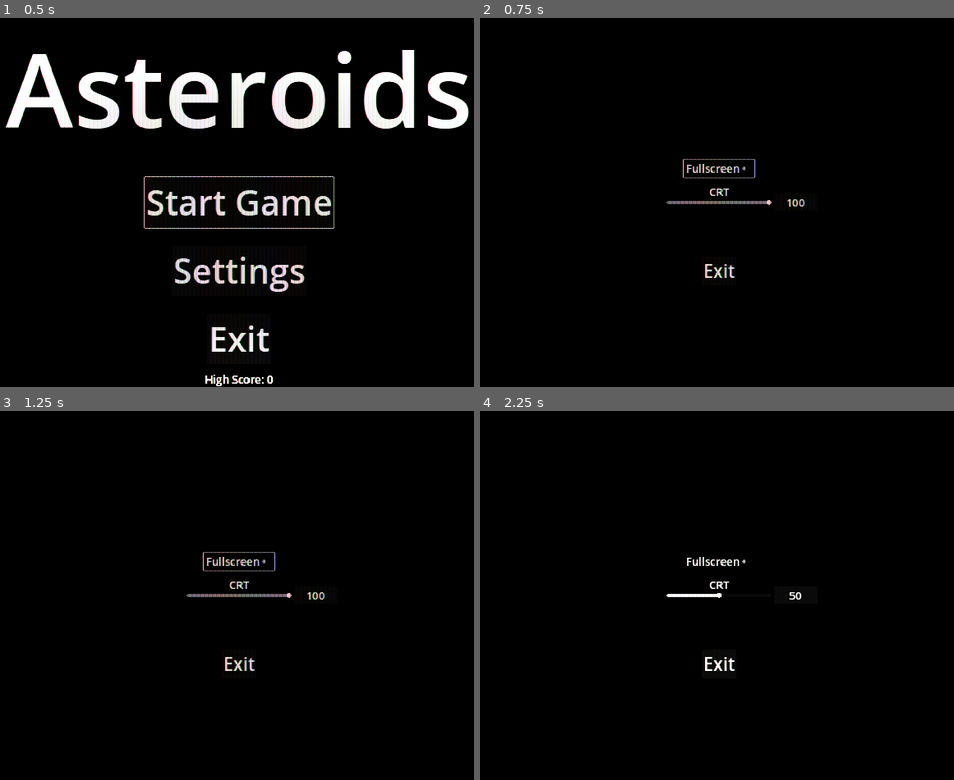
Above: before the commit, frames 1-4 (two rows, left to right).
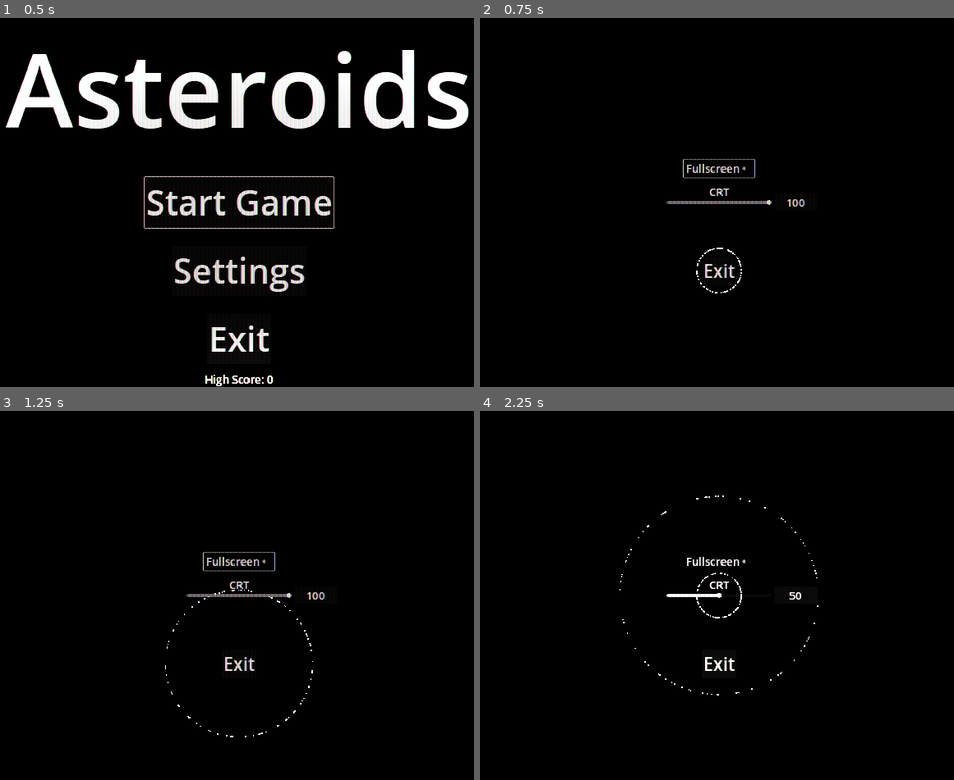
Above: after the commit, the same moments.

Repository: CoilSeb/AsteroidsPersonal
Game: Godot game, scene res://Scenes/Screens/Start Screen/StartScreen.tscn
Two runs of this game, one before a commit and one after it. Both use one fixed random seed, a clock stepped at 60 frames per second and the inputs below. Sound files missing from this copy of the repository are replaced by a short silence.
Inputs:
- Up to frame 1 (0.5 s): no input
- Up to frame 2 (0.75 s): click "Settings" at 0.5 s
- Up to frame 3 (1.25 s): no input
- Up to frame 4 (2.25 s): click "Start Game" at 1.25 s; click "Start Game" at 2 s

Frame 1 is identical in both runs. In frame 2, less than 0.1% of the frame differs, in the area x 45-56%, y 62-75%; in frame 3, less than 0.1%; in frame 4, 0.2%, in the area x 29-72%, y 22-78%.

Commit message:
Add new audio files and update velocity in particle and asteroid scripts

Diff:
--- /dev/null
+++ b/Audio/Audio_Control.gd
@@ -0,0 +1,15 @@
+extends AudioStreamPlayer2D
+
+
+# Called when the node enters the scene tree for the first time.
+func _ready():
+	pass # Replace with function body.
+
+
+# Called every frame. 'delta' is the elapsed time since the previous frame.
+func _process(delta):
+	pass
+
+
+func _on_finished():
+	queue_free()
--- a/Audio/Audio_Control.tscn
+++ b/Audio/Audio_Control.tscn
@@ -1,4 +1,9 @@
-[gd_scene format=3 uid="uid://bmqr0tt16mq2e"]
+[gd_scene load_steps=2 format=3 uid="uid://bmqr0tt16mq2e"]
+
+[ext_resource type="Script" path="res://Audio/Audio_Control.gd" id="1_cf1ca"]
 
 [node name="AudioStreamPlayer2D" type="AudioStreamPlayer2D"]
 autoplay = true
+script = ExtResource("1_cf1ca")
+
+[connection signal="finished" from="." to="." method="_on_finished"]
--- a/Particles/asteroid_death_particles.tscn
+++ b/Particles/on_click_particles.tscn
@@ -1,16 +1,17 @@
-[gd_scene load_steps=2 format=3 uid="uid://ccwbb4xiirxo7"]
+[gd_scene load_steps=2 format=3 uid="uid://dpvi6xh6s2s7t"]
 
 [sub_resource type="ParticleProcessMaterial" id="ParticleProcessMaterial_2vkyy"]
 lifetime_randomness = 0.4
 particle_flag_disable_z = true
 spread = 180.0
-initial_velocity_min = 100.0
-initial_velocity_max = 100.0
+initial_velocity_min = 300.0
+initial_velocity_max = 300.0
 gravity = Vector3(0, 0, 0)
 scale_min = 4.0
 scale_max = 4.0
 
 [node name="GPUParticles2D" type="GPUParticles2D"]
-amount = 15
+amount = 100
 process_material = SubResource("ParticleProcessMaterial_2vkyy")
+lifetime = 1.5
 explosiveness = 1.0
--- a/Scenes/Asteroids/Big Asteroid/Big_Asteroid.gd
+++ b/Scenes/Asteroids/Big Asteroid/Big_Asteroid.gd
@@ -86,7 +86,7 @@
 func create_and_add_asteroids():
 	var audio_player = AUDIO_CONTROL.instantiate()
 	audio_player.stream = load("res://Audio/Sounds/8-bit-fireball-81148.mp3")
-	audio_player.volume_db = 0
+	audio_player.volume_db -= 5
 	get_parent().add_child(audio_player)
 
 	var particles = ASTEROID_DEATH_PARTICLES.instantiate()
--- a/Scenes/Asteroids/Medium Asteroid/Medium_asteroid.gd
+++ b/Scenes/Asteroids/Medium Asteroid/Medium_asteroid.gd
@@ -3,7 +3,9 @@
 @onready var Ui = get_parent().get_node("UI")
 @onready var crack_1 = $Sprite2D/Crack1
 @onready var crack_2 = $Sprite2D/Crack2
+@onready var audio_stream_player_2d = $AudioStreamPlayer2D
 
+const AUDIO_CONTROL = preload("res://Audio/Audio_Control.tscn")
 const ASTEROID_DEATH_PARTICLES = preload("res://Particles/asteroid_death_particles.tscn")
 var small_asteroid_scene = preload("res://Scenes/Asteroids/Small Asteroid/Small_asteroid.tscn")
 var screen_size
@@ -66,13 +68,20 @@
 	health -= damage
 	if health <= 20:
 		crack_1.visible = true
+		audio_stream_player_2d.play()
 	if health <= 10:
 		crack_2.visible = true
+		audio_stream_player_2d.play()
 	if health <= 0:
 		destroy()
 
 
 func create_and_add_asteroids():
+	var audio_player = AUDIO_CONTROL.instantiate()
+	audio_player.stream = load("res://Audio/Sounds/8-bit-fireball-81148.mp3")
+	audio_player.volume_db -= 5
+	get_parent().add_child(audio_player)
+
 	var particles = ASTEROID_DEATH_PARTICLES.instantiate()
 	particles.position = self.position
 	get_parent().add_child(particles)
--- a/Scenes/Asteroids/Medium Asteroid/Medium_asteroid.tscn
+++ b/Scenes/Asteroids/Medium Asteroid/Medium_asteroid.tscn
@@ -1,9 +1,10 @@
-[gd_scene load_steps=5 format=3 uid="uid://oavtintayebl"]
+[gd_scene load_steps=6 format=3 uid="uid://oavtintayebl"]
 
 [ext_resource type="Script" path="res://Scenes/Asteroids/Medium Asteroid/Medium_asteroid.gd" id="1_ux4n5"]
 [ext_resource type="Texture2D" uid="uid://dbef6aicystk0" path="res://Sprites/Asteroids/Medium_Asteroid-2.png-1.png.png" id="2_vy8lx"]
 [ext_resource type="Texture2D" uid="uid://tloen5r7y7t4" path="res://Sprites/Asteroids/Medium_Crack1-1.png-1.png.png" id="3_ptyxe"]
 [ext_resource type="Texture2D" uid="uid://kbfw3tklnc87" path="res://Sprites/Asteroids/Medium_Crack2-2.png-1.png.png" id="4_epvqn"]
+[ext_resource type="AudioStream" uid="uid://dri08vbesoouk" path="res://Audio/Sounds/hurt_c_08-102842.mp3" id="5_rlb81"]
 
 [node name="Medium_Asteroid" type="Area2D" groups=["Enemy"]]
 collision_layer = 4
@@ -28,3 +29,7 @@
 [node name="CollisionPolygon2D" type="CollisionPolygon2D" parent="."]
 visible = false
 polygon = PackedVector2Array(4, -40, 14, -40, 31, -29, 41, -17, 41, -1, 35, 4, 36, 11, 37, 20, 32, 28, 31, 33, 12, 33, 7, 35, -3, 30, -17, 27, -28, 23, -33, 15, -31, 4, -31, -7, -22, -20, -19, -22, -18, -28, -6, -37, -2, -39)
+
+[node name="AudioStreamPlayer2D" type="AudioStreamPlayer2D" parent="."]
+stream = ExtResource("5_rlb81")
+volume_db = 1.0
--- a/Scenes/Asteroids/Shard Asteroid/Shard_Asteroid.gd
+++ b/Scenes/Asteroids/Shard Asteroid/Shard_Asteroid.gd
@@ -6,7 +6,9 @@
 @onready var crack_2 = $Crack2
 @onready var crack_3 = $Crack3
 @onready var crack_4 = $Crack4
+@onready var audio_stream_player_2d = $AudioStreamPlayer2D
 
+const AUDIO_CONTROL = preload("res://Audio/Audio_Control.tscn")
 const ASTEROID_DEATH_PARTICLES = preload("res://Particles/asteroid_death_particles.tscn")
 var shard_scene = preload("res://Scenes/Asteroids/Shard Asteroid/shard.tscn")
 var screen_size
@@ -67,6 +69,11 @@
 
 
 func destroy():
+	var audio_player = AUDIO_CONTROL.instantiate()
+	audio_player.stream = load("res://Audio/Sounds/8-bit-fireball-81148.mp3")
+	audio_player.volume_db -= 5
+	get_parent().add_child(audio_player)
+
 	if weighted:
 		Global.enemy_weight -= weight
 	var particles = ASTEROID_DEATH_PARTICLES.instantiate()
@@ -84,24 +91,28 @@
 	if health <= 40 && health > 30:
 		$Sprite2D.hide()
 		crack_1.show()
+		audio_stream_player_2d.play()
 		if !first_spawn:
 			call_deferred("create_shards", 3.0)
 			first_spawn = true
 	if health <= 30 && health > 20:
 		crack_1.hide()
 		crack_2.show()
+		audio_stream_player_2d.play()
 		if !second_spawn:
 			call_deferred("create_shards", 3.0)
 			second_spawn = true
 	if health <= 20 && health > 10:
 		crack_2.hide()
 		crack_3.show()
+		audio_stream_player_2d.play()
 		if !third_spawn:
 			call_deferred("create_shards", 1.0)
 			third_spawn = true
 	if health <= 10 && health > 0:
 		crack_3.hide()
 		crack_4.show()
+		audio_stream_player_2d.play()
 		if !fourth_spawn:
 			call_deferred("create_shards", 2.0)
 			fourth_spawn = true
--- a/Scenes/Asteroids/Shard Asteroid/Shard_Asteroid.tscn
+++ b/Scenes/Asteroids/Shard Asteroid/Shard_Asteroid.tscn
@@ -6,6 +6,7 @@
 [ext_resource type="Texture2D" uid="uid://dqhixqyu7fl6f" path="res://Sprites/Asteroids/Shard_Crack2-3.png-1.png.png" id="4_61055"]
 [ext_resource type="Texture2D" uid="uid://sbtuc85wnynk" path="res://Sprites/Asteroids/Shard_Crack3-4.png-1.png.png" id="5_ah4dm"]
 [ext_resource type="Texture2D" uid="uid://dgmbib7ld88gb" path="res://Sprites/Asteroids/Shard_Crack4-5.png-1.png.png" id="6_wuhvl"]
+[ext_resource type="AudioStream" uid="uid://dri08vbesoouk" path="res://Audio/Sounds/hurt_c_08-102842.mp3" id="7_hmhi7"]
 
 [node name="Shard_Asteroid" type="Area2D" groups=["Enemy"]]
 collision_layer = 4
@@ -44,3 +45,7 @@
 texture_filter = 1
 scale = Vector2(0.5, 0.5)
 texture = ExtResource("6_wuhvl")
+
+[node name="AudioStreamPlayer2D" type="AudioStreamPlayer2D" parent="."]
+stream = ExtResource("7_hmhi7")
+volume_db = 1.0
--- a/Scenes/Asteroids/Small Asteroid/Small_asteroid.gd
+++ b/Scenes/Asteroids/Small Asteroid/Small_asteroid.gd
@@ -2,6 +2,7 @@
 
 @onready var Ui = get_parent().get_node("UI")
 
+const AUDIO_CONTROL = preload("res://Audio/Audio_Control.tscn")
 const ASTEROID_DEATH_PARTICLES = preload("res://Particles/asteroid_death_particles.tscn")
 var exp_Scene = preload("res://Scenes/Experience/Experience.tscn")
 var screen_size
@@ -56,6 +57,11 @@
 
 
 func destroy():
+	var audio_player = AUDIO_CONTROL.instantiate()
+	audio_player.stream = load("res://Audio/Sounds/8-bit-fireball-81148.mp3")
+	audio_player.volume_db -= 5
+	get_parent().add_child(audio_player)
+
 	if weighted:
 		Global.enemy_weight -= weight
 	var particles = ASTEROID_DEATH_PARTICLES.instantiate()
--- a/Scenes/Player/Player.gd
+++ b/Scenes/Player/Player.gd
@@ -3,9 +3,12 @@
 @onready var GameScene = get_parent()
 @onready var Ui = get_parent().get_node("UI")
 @onready var thrust_sprite_2d = $Thrust_Sprite2D
+@onready var death_sound = $Death_Sound
+@onready var weapon_sound = $Weapon_Sound
 
 var bulletScene = preload("res://Scenes/Bullets/Bullet.tscn")
 var laserScene = preload("res://Scenes/Laser/laser.tscn")
+const AUDIO_CONTROL = preload("res://Audio/Audio_Control.tscn")
 var laserInstance
 var screen_size
 var rotateSpeed = 5
@@ -34,6 +37,13 @@
 	immunity_timer.set_one_shot(true)
 	immunity_timer.start(2)
 	Ui.increase_score(0)
+	match Global.weapon:
+		"Gun":
+			weapon_sound.stream = load("res://Audio/Sounds/gun.mp3")
+			weapon_sound.pitch_scale = 2
+			weapon_sound.volume_db -= 10
+		"Laser":
+			pass
 
 
 func _physics_process(delta):
@@ -113,6 +123,7 @@
 				get_parent().add_child(bulletInstance)
 				bulletInstance.global_position = global_position
 				bulletInstance.direction = Vector2.UP.rotated(rotation)
+				weapon_sound.play()
 				shootTimer.start(Global.attack_speed)
 		#Burn Out
 		if Global.burn_out && Input.is_action_pressed("shoot") && Global.can_shoot:
@@ -183,6 +194,10 @@
 
 	if area.is_in_group("Destroy_Ring"):
 		Ui.update_exp(10)
+		var audio_player = AUDIO_CONTROL.instantiate()
+		audio_player.stream = load("res://Audio/Sounds/retro-game-sfx_jump-bumpwav-14853.mp3")
+		audio_player.volume_db += 20
+		get_parent().add_child(audio_player)
 		area.get_parent().destroy()
 
 
@@ -194,6 +209,9 @@
 func destroy():
 	for weapons in get_tree().get_nodes_in_group("weapon"):
 		weapons.queue_free()
+	var audio_player = AUDIO_CONTROL.instantiate()
+	audio_player.stream = load("res://Audio/Sounds/retro-video-game-death-95730.mp3")
+	get_parent().add_child(audio_player)
 	queue_free()
 	GameScene.player = false
 
--- a/Scenes/Player/Player.tscn
+++ b/Scenes/Player/Player.tscn
@@ -1,9 +1,11 @@
-[gd_scene load_steps=6 format=3 uid="uid://bmiu6wiv2qyw3"]
+[gd_scene load_steps=8 format=3 uid="uid://bmiu6wiv2qyw3"]
 
 [ext_resource type="Script" path="res://Scenes/Player/Player.gd" id="1_awws1"]
 [ext_resource type="Texture2D" uid="uid://cy2p3man040cg" path="res://Sprites/Other/Player-1.png.png" id="2_fdo7j"]
 [ext_resource type="Texture2D" uid="uid://cleolfa5jahst" path="res://Sprites/Other/Thrust-1.png (2).png" id="3_16tuw"]
 [ext_resource type="Texture2D" uid="uid://c81cyxo81c3w6" path="res://Sprites/UI/Bar-1.png.png" id="4_dmj04"]
+[ext_resource type="AudioStream" uid="uid://cyonip1xrybix" path="res://Audio/Sounds/retro-video-game-death-95730.mp3" id="5_e2vjo"]
+[ext_resource type="AudioStream" uid="uid://c4auph0jiyas" path="res://Audio/Sounds/gun.mp3" id="6_o72hy"]
 
 [sub_resource type="CircleShape2D" id="CircleShape2D_sawk4"]
 radius = 25.0
@@ -78,5 +80,11 @@
 nine_patch_stretch = true
 texture_progress = ExtResource("4_dmj04")
 
+[node name="Death_Sound" type="AudioStreamPlayer2D" parent="."]
+stream = ExtResource("5_e2vjo")
+
+[node name="Weapon_Sound" type="AudioStreamPlayer2D" parent="."]
+stream = ExtResource("6_o72hy")
+
 [connection signal="area_entered" from="Area2D" to="." method="_on_area_2d_area_entered"]
 [connection signal="area_entered" from="Collection_Range" to="." method="_on_collection_range_area_entered"]
--- a/Scenes/Screens/Start Screen/StartScreen.gd
+++ b/Scenes/Screens/Start Screen/StartScreen.gd
@@ -6,6 +6,10 @@
 @onready var exit_button = $SettingsMenu/ExitButton
 @onready var start = $Control/Start
 @onready var settings_button = $Control/Settings
+@onready var audio_stream_player_2d = $AudioStreamPlayer2D
+@onready var gpu_particles_2d = $Control/Start/GPUParticles2D
+
+const ON_CLICK_PARTICLES = preload("res://Particles/on_click_particles.tscn")
 
 
 func _ready():
@@ -18,24 +22,37 @@
 
 # Called every frame. 'delta' is the elapsed time since the previous frame.
 func _process(_delta):
-	pass
+	if Input.is_action_just_pressed("M1"):
+		var mouse_pos = get_viewport().get_mouse_position()
+		var particles = ON_CLICK_PARTICLES.instantiate()
+		particles.position = mouse_pos
+		add_child(particles)
+		particles.one_shot = true
+
 
 
 func _on_start_pressed():
 	Global.weapon = "Gun"
+	gpu_particles_2d.emitting = true
+	gpu_particles_2d.one_shot = true
+	audio_stream_player_2d.play()
+	await audio_stream_player_2d.finished
 	get_tree().change_scene_to_file("res://Scenes/Screens/Start_Menu/start_menu.tscn")
 
 
 func _on_exit_button_pressed():
 	#settings menu exit button
+	audio_stream_player_2d.play()
 	settings_menu.hide()
 
 
 func _on_settings_pressed():
+	audio_stream_player_2d.play()
 	settings_menu.show()
 
 
 func _on_exit_pressed():
+	audio_stream_player_2d.play()
 	get_tree().quit()
 
 
--- a/Scenes/Screens/Start Screen/StartScreen.tscn
+++ b/Scenes/Screens/Start Screen/StartScreen.tscn
@@ -1,8 +1,18 @@
-[gd_scene load_steps=5 format=3 uid="uid://dt7sfk6670b88"]
+[gd_scene load_steps=7 format=3 uid="uid://dt7sfk6670b88"]
 
 [ext_resource type="Script" path="res://Scenes/Screens/Start Screen/StartScreen.gd" id="1_70b4p"]
 [ext_resource type="PackedScene" uid="uid://dqx32ytchstvp" path="res://Scenes/Screens/Settings/settings_menu.tscn" id="2_cwi8m"]
 [ext_resource type="Shader" path="res://Scenes/UI/UI.gdshader" id="2_guaru"]
+[ext_resource type="AudioStream" uid="uid://dri08vbesoouk" path="res://Audio/Sounds/hurt_c_08-102842.mp3" id="4_f6fm2"]
+
+[sub_resource type="ParticleProcessMaterial" id="ParticleProcessMaterial_3g3mu"]
+particle_flag_disable_z = true
+direction = Vector3(0, 0, 0)
+initial_velocity_min = 200.0
+initial_velocity_max = 200.0
+gravity = Vector3(0, 0, 0)
+scale_min = 4.0
+scale_max = 4.0
 
 [sub_resource type="ShaderMaterial" id="ShaderMaterial_brg4k"]
 shader = ExtResource("2_guaru")
@@ -56,6 +66,15 @@
 focus_neighbor_bottom = NodePath("../Settings")
 theme_override_font_sizes/font_size = 100
 text = "Start Game"
+
+[node name="GPUParticles2D" type="GPUParticles2D" parent="Control/Start"]
+z_index = -1
+position = Vector2(279.5, 76.5)
+scale = Vector2(3, 1)
+emitting = false
+amount = 200
+process_material = SubResource("ParticleProcessMaterial_3g3mu")
+explosiveness = 1.0
 
 [node name="Settings" type="Button" parent="Control"]
 layout_mode = 1
@@ -137,6 +156,9 @@
 color = Color(1, 1, 1, 0)
 metadata/_edit_group_ = true
 
+[node name="AudioStreamPlayer2D" type="AudioStreamPlayer2D" parent="."]
+stream = ExtResource("4_f6fm2")
+
 [connection signal="pressed" from="Control/Start" to="." method="_on_start_pressed"]
 [connection signal="pressed" from="Control/Settings" to="." method="_on_settings_pressed"]
 [connection signal="visibility_changed" from="Control/Settings" to="." method="_on_settings_visibility_changed"]
Not shown, added: Audio/Sounds/086409_retro-gun-shot-81545.mp3.import
Not shown, added: Audio/Sounds/gun.mp3.import
Not shown, added: Audio/Sounds/laser-compilation-05-31597.mp3.import
Not shown: 1 places in Scenes/Asteroids/Shard Asteroid/Shard_Asteroid.tscn that only renumber resources
Not shown, added: Audio/Sounds/086409_retro-gun-shot-81545.mp3
Not shown, added: Audio/Sounds/gun.mp3
Not shown, added: Audio/Sounds/laser-compilation-05-31597.mp3
